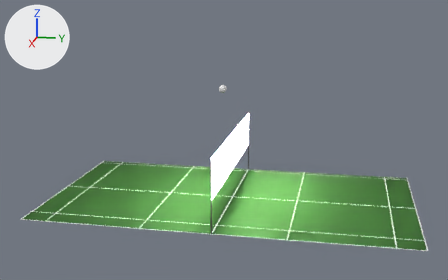
Two versions of the Blender file src/blenderscript.blend, one commit apart.
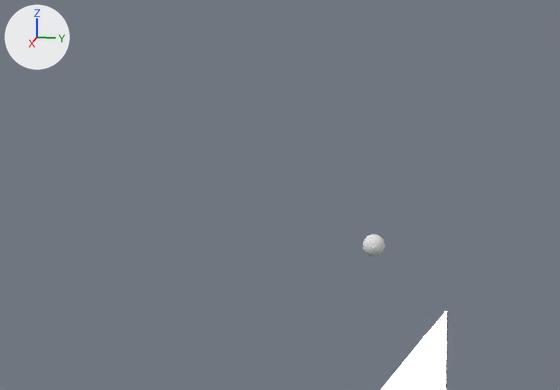
The first picture shows the older version from a 50 mm lens placed at (37.1, 15.5, 11.1), pointed at (5.8, 9.2, 3.3). The close-ups show both versions on the part from 19% to 65% of the width and 0% to 50% of the height of that picture; other places that the commit changed are outside them. The lights are fixed; the arrows at upper left show +X, +Y and +Z.

In view in the first close-up: 'Net'.
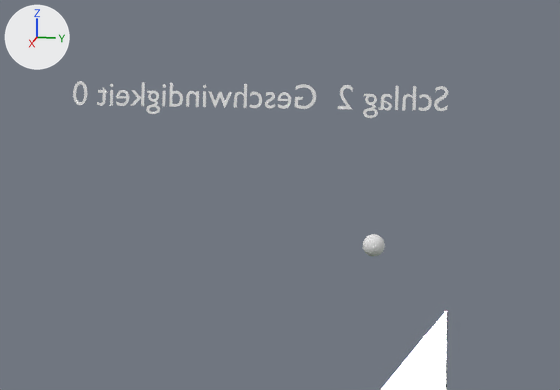
The edits, one by one:
Text 'Text' (txt_text) is new.
Its body is 'Schlag 2  Geschwindigkeit 0'.
Its size is 0.69.
Object 'analysis' (ob_analysis) is new; it shows txt_text.
Its location is (3.73, 10.2, 8.34).
Its rotation in degrees is (100, 0, 270).

Location of each change, (x1, y1, x2, y2) in pixels of the close-ups (560 x 390 px):
'analysis', added: after (73, 81, 448, 118)
